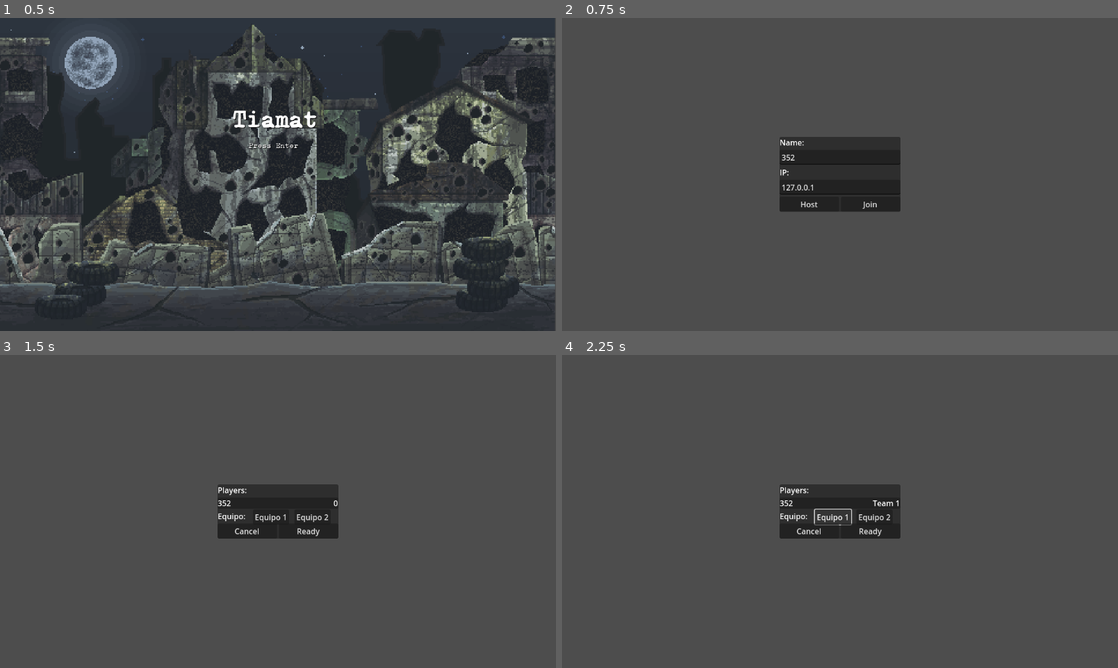
Above: before the commit, frames 1-4 (two rows, left to right).
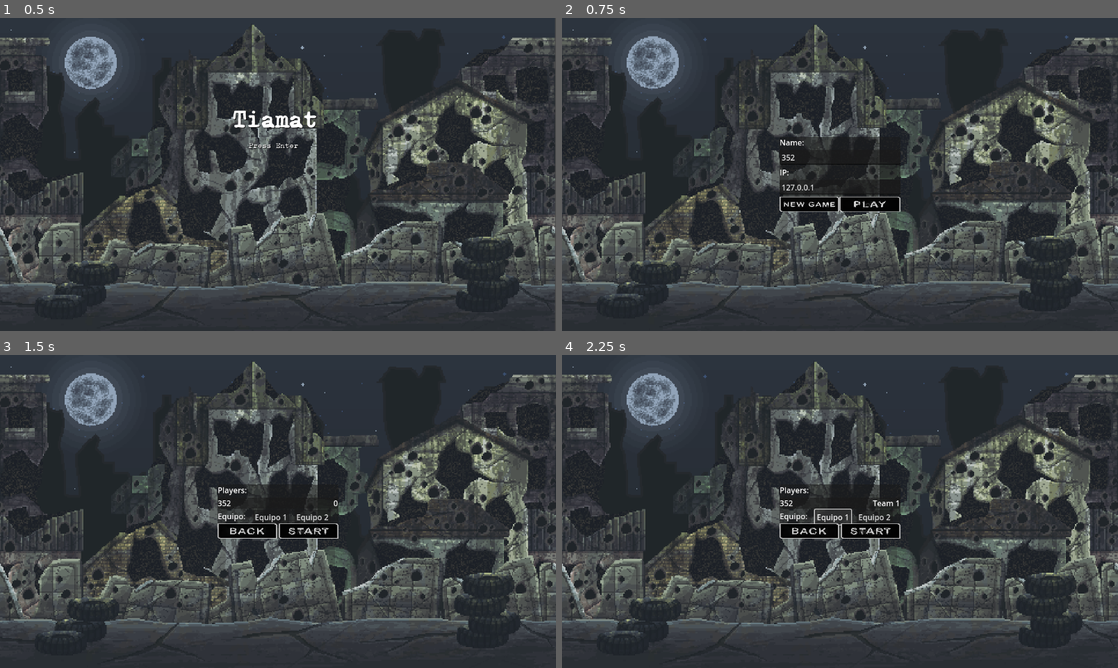
Above: after the commit, the same moments.

Repository: Milwer7/Tiamat-Studios-Game
Game: Godot game, scene res://scenes/start_menu.tscn
The game is run twice, just before and just after one commit, with the same random seed, the same clock (stepped at 60 frames per second) and the same inputs.
Inputs (mouse positions are in pixels of both pictures, inside the frame that each line leads up to):
- Up to frame 1 (0.5 s): no input
- Up to frame 2 (0.75 s): tap Enter at 0.5 s; move the mouse to (962, 158) at 0.52 s; hold D (move_right) from 0.53 s (still down); hold Enter from 0.53 s (still down)
- Up to frame 3 (1.5 s): release D (move_right) at 1.25 s; release Enter at 1.25 s; click (244, 539) at 1.25 s
- Up to frame 4 (2.25 s): click "Equipo 1" at 2 s

Frame 1 is identical in both runs. In frame 2, 66% of the frame differs, in the area x 0-100%, y 0-100%; in frame 3, 67%; in frame 4, 67%.

Commit message:
botones, 6 jugadores

Diff:
--- a/scenes/lobby.tscn
+++ b/scenes/lobby.tscn
@@ -1,7 +1,16 @@
-[gd_scene load_steps=3 format=3 uid="uid://bfx0aqk1mrdlo"]
+[gd_scene load_steps=12 format=3 uid="uid://bfx0aqk1mrdlo"]
 
 [ext_resource type="Script" path="res://scripts/lobby.gd" id="1_kpbr1"]
 [ext_resource type="PackedScene" uid="uid://h3ttat278bbx" path="res://scenes/player_team.tscn" id="2_y6bn5"]
+[ext_resource type="Texture2D" uid="uid://cr37a56c8igmu" path="res://assets/war-pixel-art-2d-game-backgrounds/PNG/War4/0.png" id="3_tr0wp"]
+[ext_resource type="Texture2D" uid="uid://dr7wvqvebhjg0" path="res://assets/Large Buttons/Large Buttons/New game Button.png" id="4_w2kaa"]
+[ext_resource type="Texture2D" uid="uid://di2cousf1r2v7" path="res://assets/Large Buttons/Large Buttons/Play Button.png" id="5_7xwwm"]
+[ext_resource type="Texture2D" uid="uid://fm31h8xnvr1w" path="res://assets/Large Buttons/Colored Large Buttons/New Game  col_Button.png" id="5_f5btc"]
+[ext_resource type="Texture2D" uid="uid://dp0jocq1c5b4r" path="res://assets/Large Buttons/Large Buttons/Back Button.png" id="6_wa2lx"]
+[ext_resource type="Texture2D" uid="uid://qcvnyivaa4l3" path="res://assets/Large Buttons/Colored Large Buttons/Play col_Button.png" id="7_1dxew"]
+[ext_resource type="Texture2D" uid="uid://c72hd0s3j7g3g" path="res://assets/Large Buttons/Large Buttons/Start Button.png" id="7_dudjw"]
+[ext_resource type="Texture2D" uid="uid://lrda78cyodf6" path="res://assets/Large Buttons/Colored Large Buttons/Back  col_Button.png" id="9_0wxt3"]
+[ext_resource type="Texture2D" uid="uid://b37wsxexyosvr" path="res://assets/Large Buttons/Colored Large Buttons/Start  col_Button.png" id="11_ejx6o"]
 
 [node name="Lobby" type="MarginContainer"]
 anchors_preset = 15
@@ -11,6 +20,11 @@
 grow_vertical = 2
 script = ExtResource("1_kpbr1")
 player_team = ExtResource("2_y6bn5")
+
+[node name="TextureRect" type="TextureRect" parent="."]
+layout_mode = 2
+texture = ExtResource("3_tr0wp")
+expand_mode = 1
 
 [node name="PanelContainer" type="PanelContainer" parent="."]
 layout_mode = 2
@@ -49,17 +63,38 @@
 [node name="HBoxContainer" type="HBoxContainer" parent="PanelContainer/MarginContainer/Start"]
 layout_mode = 2
 
-[node name="Host" type="Button" parent="PanelContainer/MarginContainer/Start/HBoxContainer"]
+[node name="Host" type="TextureButton" parent="PanelContainer/MarginContainer/Start/HBoxContainer"]
+unique_name_in_owner = true
+process_mode = 3
+layout_mode = 2
+size_flags_horizontal = 3
+texture_normal = ExtResource("4_w2kaa")
+texture_pressed = ExtResource("4_w2kaa")
+texture_hover = ExtResource("5_f5btc")
+ignore_texture_size = true
+stretch_mode = 0
+
+[node name="Join2" type="Button" parent="PanelContainer/MarginContainer/Start/HBoxContainer"]
 unique_name_in_owner = true
 layout_mode = 2
 size_flags_horizontal = 3
-text = "Host"
+text = "Join
+"
 
-[node name="Join" type="Button" parent="PanelContainer/MarginContainer/Start/HBoxContainer"]
+[node name="Join" type="TextureButton" parent="PanelContainer/MarginContainer/Start/HBoxContainer/Join2"]
 unique_name_in_owner = true
-layout_mode = 2
-size_flags_horizontal = 3
-text = "Join"
+layout_mode = 1
+anchors_preset = 15
+anchor_right = 1.0
+anchor_bottom = 1.0
+offset_left = -3.0
+grow_horizontal = 2
+grow_vertical = 2
+texture_normal = ExtResource("5_7xwwm")
+texture_pressed = ExtResource("5_7xwwm")
+texture_hover = ExtResource("7_1dxew")
+ignore_texture_size = true
+stretch_mode = 0
 
 [node name="Info" type="Label" parent="PanelContainer/MarginContainer/Start"]
 visible = false
@@ -106,13 +141,29 @@
 [node name="HBoxContainer" type="HBoxContainer" parent="PanelContainer/MarginContainer/Pending"]
 layout_mode = 2
 
-[node name="Cancel" type="Button" parent="PanelContainer/MarginContainer/Pending/HBoxContainer"]
+[node name="Cancel" type="TextureButton" parent="PanelContainer/MarginContainer/Pending/HBoxContainer"]
 layout_mode = 2
 size_flags_horizontal = 3
-text = "Cancel
-"
+texture_normal = ExtResource("6_wa2lx")
+texture_pressed = ExtResource("6_wa2lx")
+texture_hover = ExtResource("9_0wxt3")
+ignore_texture_size = true
+stretch_mode = 0
 
-[node name="Go" type="Button" parent="PanelContainer/MarginContainer/Pending/HBoxContainer"]
+[node name="Go2" type="Button" parent="PanelContainer/MarginContainer/Pending/HBoxContainer"]
 layout_mode = 2
 size_flags_horizontal = 3
 text = "Ready"
+
+[node name="Go" type="TextureButton" parent="PanelContainer/MarginContainer/Pending/HBoxContainer/Go2"]
+layout_mode = 1
+anchors_preset = 15
+anchor_right = 1.0
+anchor_bottom = 1.0
+grow_horizontal = 2
+grow_vertical = 2
+texture_normal = ExtResource("7_dudjw")
+texture_pressed = ExtResource("7_dudjw")
+texture_hover = ExtResource("11_ejx6o")
+ignore_texture_size = true
+stretch_mode = 0
--- a/scripts/lobby.gd
+++ b/scripts/lobby.gd
@@ -1,7 +1,7 @@
 extends MarginContainer
 @export var player_team: PackedScene
 
-const MAX_PLAYERS = 3
+const MAX_PLAYERS = 6
 const PORT = 5409
 
 @onready var user = %User
@@ -14,7 +14,7 @@
 @onready var players = %Players
 
 @onready var cancel = $PanelContainer/MarginContainer/Pending/HBoxContainer/Cancel
-@onready var go = $PanelContainer/MarginContainer/Pending/HBoxContainer/Go
+@onready var go = $PanelContainer/MarginContainer/Pending/HBoxContainer/Go2/Go
 
 @onready var info = $PanelContainer/MarginContainer/Start/Info
 @onready var button = $PanelContainer/MarginContainer/Pending/TeamSelector/Button
Binary file added: assets/Large Buttons/Colored Large Buttons/Back col_Button.png
Not shown, added: assets/Large Buttons/Colored Large Buttons/Back col_Button.png.import
Binary file added: assets/Large Buttons/Colored Large Buttons/Continue col_Button.png
Not shown, added: assets/Large Buttons/Colored Large Buttons/Continue col_Button.png.import
Binary file added: assets/Large Buttons/Colored Large Buttons/Controls col_Button.png
Not shown, added: assets/Large Buttons/Colored Large Buttons/Controls col_Button.png.import
Binary file added: assets/Large Buttons/Colored Large Buttons/Exit col_Button.png
Not shown, added: assets/Large Buttons/Colored Large Buttons/Exit col_Button.png.import
Binary file added: assets/Large Buttons/Colored Large Buttons/Load col_Button.png
Not shown, added: assets/Large Buttons/Colored Large Buttons/Load col_Button.png.import
Binary file added: assets/Large Buttons/Colored Large Buttons/Menu col_Button.png
Not shown, added: assets/Large Buttons/Colored Large Buttons/Menu col_Button.png.import
(and 108 more such lines)
